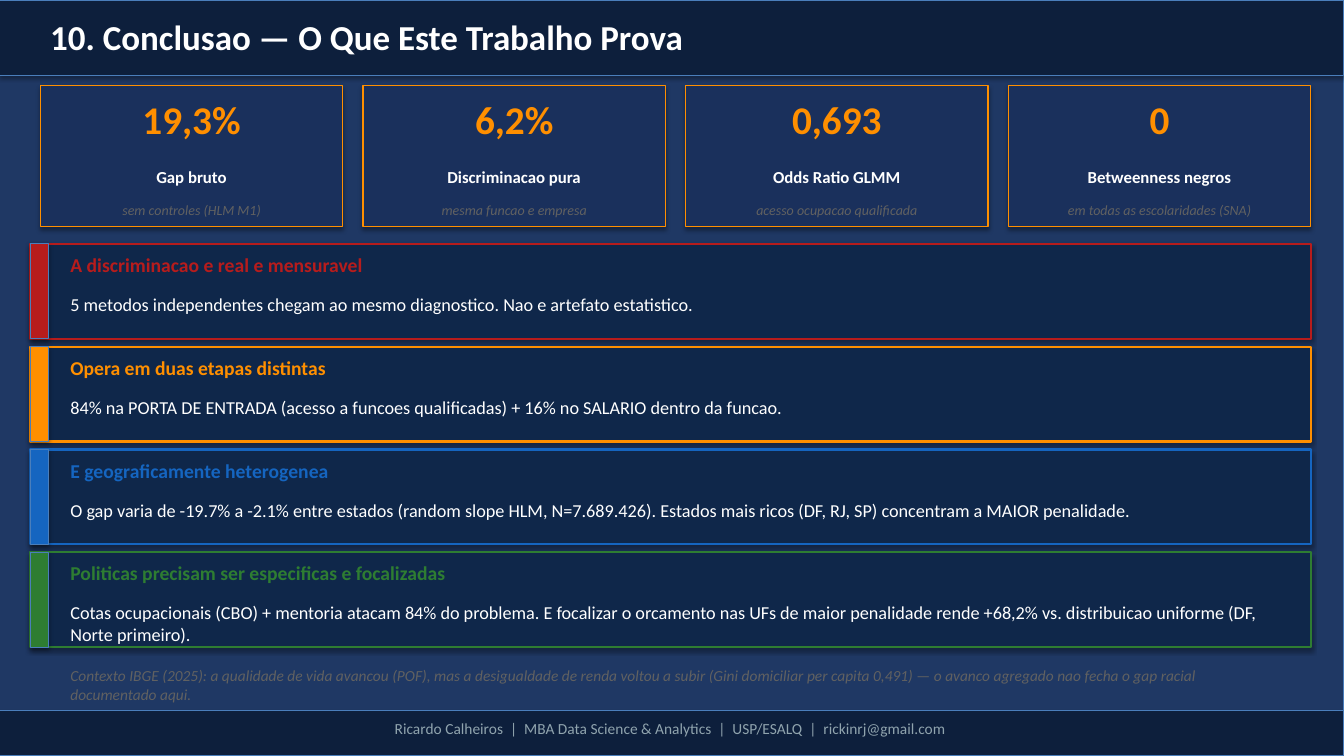
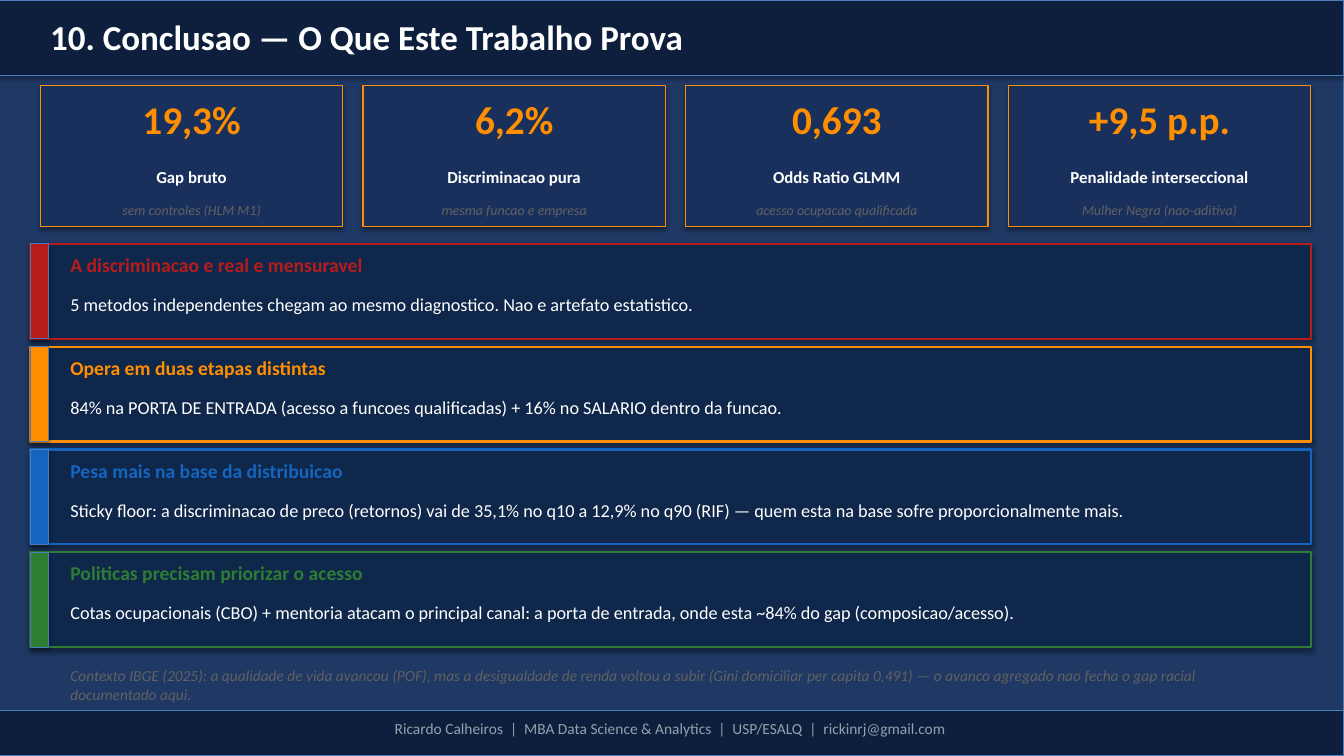
Before and after one commit to rickinrj-ux/ProjetoRacismoPNAD, a slide deck: slide 10 of entregaveis/apresentacao_executiva_tcc.pptx (slide 11 before the commit). Drawn at 1344x756 pixels with LibreOffice and Linux fonts; fonts in the diff are those of the drawing. Boxes give left, top, right and bottom in pixels: in the first picture for what was removed or moved away, otherwise in the second. Text is boxed around its words. In the diff, an @@ line names an element or a change of style, - is before the commit and + after.

```diff
--- a/entregaveis/apresentacao_executiva_tcc.pptx
+++ b/entregaveis/apresentacao_executiva_tcc.pptx
@@ text at box(1089, 108, 1230, 140): text changed @@
-0
++9,5 p.p.
@@ text at box(1070, 171, 1249, 183): text changed @@
-Betweenness negros
+Penalidade interseccional
@@ text at box(1082, 205, 1237, 217): text changed @@
-em todas as escolaridades (SNA)
+Mulher Negra (nao-aditiva)
@@ text at box(70, 464, 343, 478): text changed @@
-E geograficamente heterogenea
+Pesa mais na base da distribuicao
@@ text at box(70, 504, 1123, 520): text changed @@
-O gap varia de -19.7% a -2.1% entre estados (random slope HLM, N=7.689.426). Estados mais ricos (DF, RJ, SP) concentram a MAIOR penalidade.
+Sticky floor: a discriminacao de preco (retornos) vai de 35,1% no q10 a 12,9% no q90 (RIF) — quem esta na base sofre proporcionalmente mais.
@@ text at box(70, 566, 363, 583): text changed @@
-Politicas precisam ser especificas e focalizadas
+Politicas precisam priorizar o acesso
@@ text at box(70, 606, 1014, 622): text changed @@
-Cotas ocupacionais (CBO) + mentoria atacam 84% do problema. E focalizar o orcamento nas UFs de maior penalidade rende +68,2% vs. distribuicao uniforme (DF, Norte primeiro).
+Cotas ocupacionais (CBO) + mentoria atacam o principal canal: a porta de entrada, onde esta ~84% do gap (composicao/acesso).
```
Also in this commit, not shown: 3 other slides changed, 1 slide removed, 4 other files.
